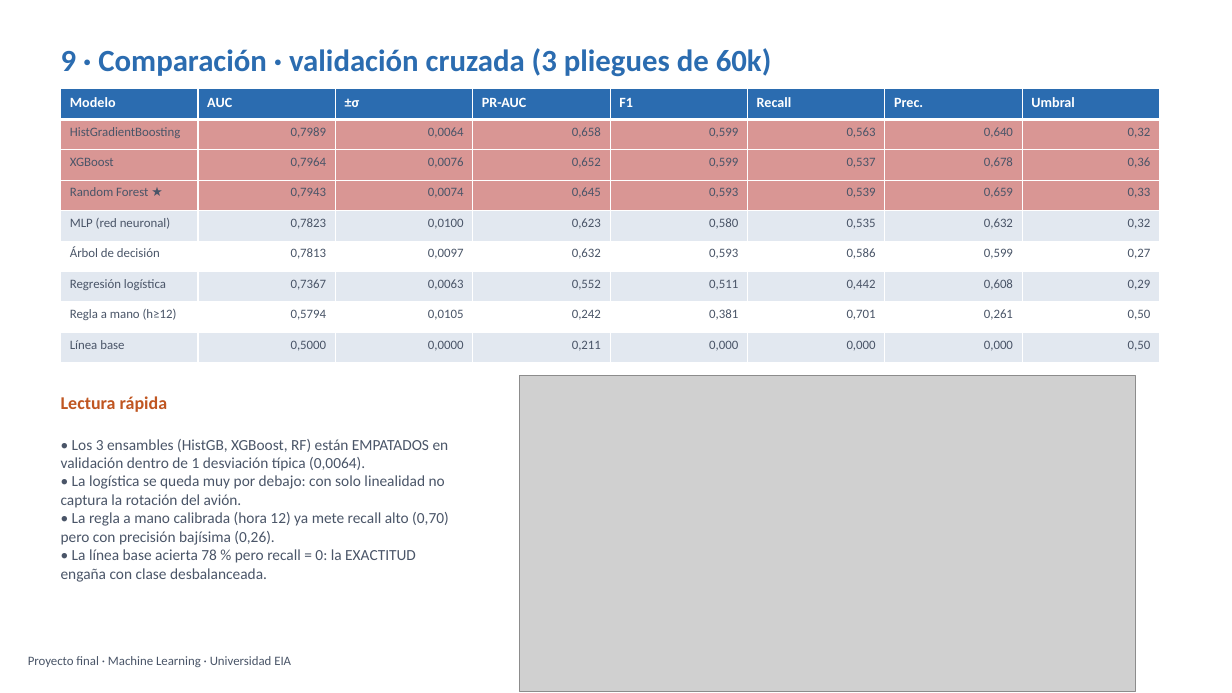
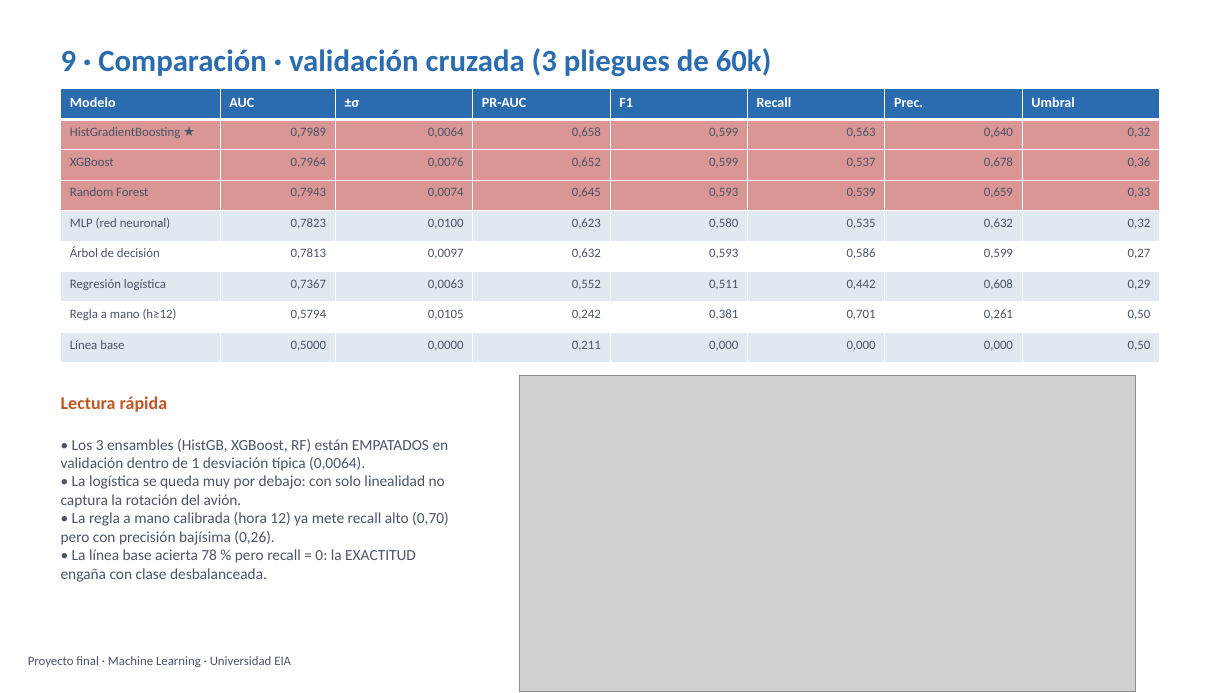
Before and after one commit to sebastia-olaya/Proyecto-final-Machine-Learning, a slide deck: slide 10 of Prediccion_retrasos_vuelos_EIA.pptx. Drawn at 1232x693 pixels with LibreOffice and Linux fonts; fonts in the diff are those of the drawing; grey boxes stand for pictures. Boxes give left, top, right and bottom in pixels: in the first picture for what was removed or moved away, otherwise in the second. Text is boxed around its words. In the diff, an @@ line names an element or a change of style, - is before the commit and + after.

```diff
--- a/Prediccion_retrasos_vuelos_EIA.pptx
+++ b/Prediccion_retrasos_vuelos_EIA.pptx
@@ table at (61,89,1163,363) @@
-row 2, column 1: HistGradientBoosting
+row 2, column 1: HistGradientBoosting ★
-row 4, column 1: Random Forest ★
+row 4, column 1: Random Forest
```
Also in this commit, not shown: 1 other slide changed, 1 slide added, 1 slide removed, 9 other files.
